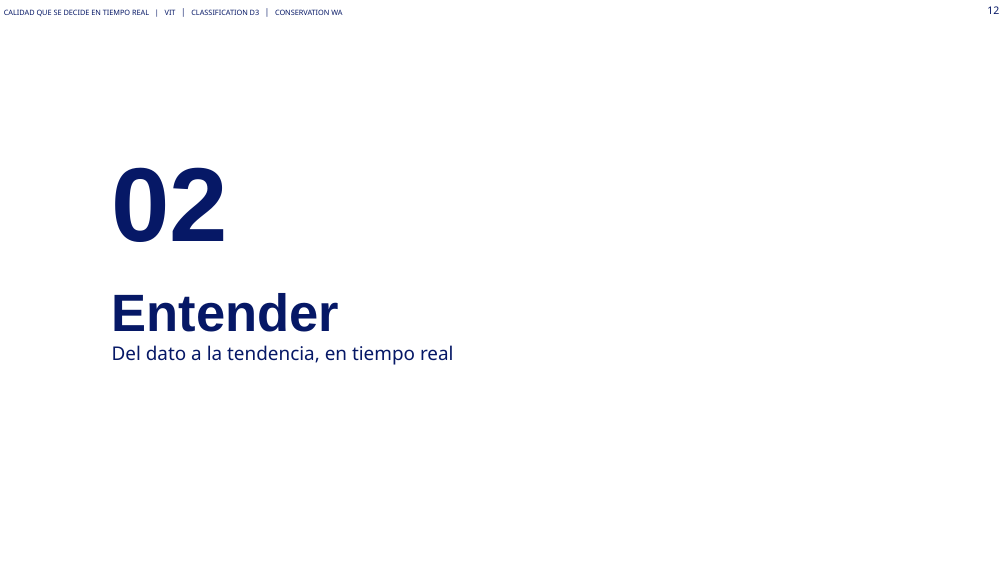
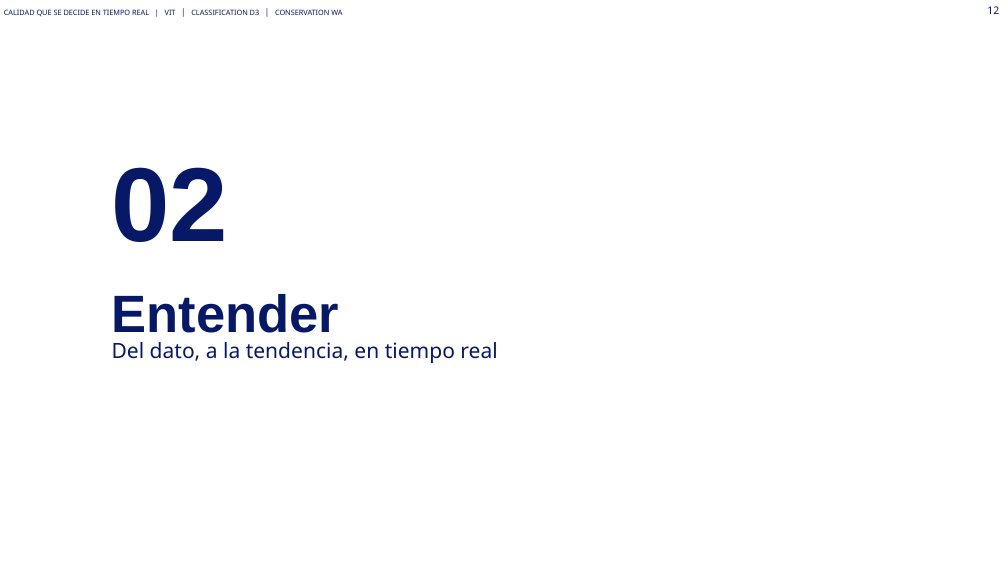
Before and after one commit to Asierenux/blank-app, a slide deck: slide 12 of presentaciones/Michelin_Hyundai_Fabricacion_Digital_ES_plantilla2026.pptx. Drawn at 1008x567 pixels with LibreOffice and Linux fonts; fonts in the diff are those of the drawing; background and template pictures are left out. Boxes give left, top, right and bottom in pixels: in the first picture for what was removed or moved away, otherwise in the second. Text is boxed around its words. In the diff, an @@ line names an element or a change of style, - is before the commit and + after.

```diff
--- a/presentaciones/Michelin_Hyundai_Fabricacion_Digital_ES_plantilla2026.pptx
+++ b/presentaciones/Michelin_Hyundai_Fabricacion_Digital_ES_plantilla2026.pptx
@@ title at [112,342,497,363]: text changed; size 18 to 20 pt @@
-  Del dato a la tendencia, en tiempo real
+Del dato, a la tendencia, en tiempo real
```
Also in this commit, not shown: 25 other slides changed, 1 other file.
